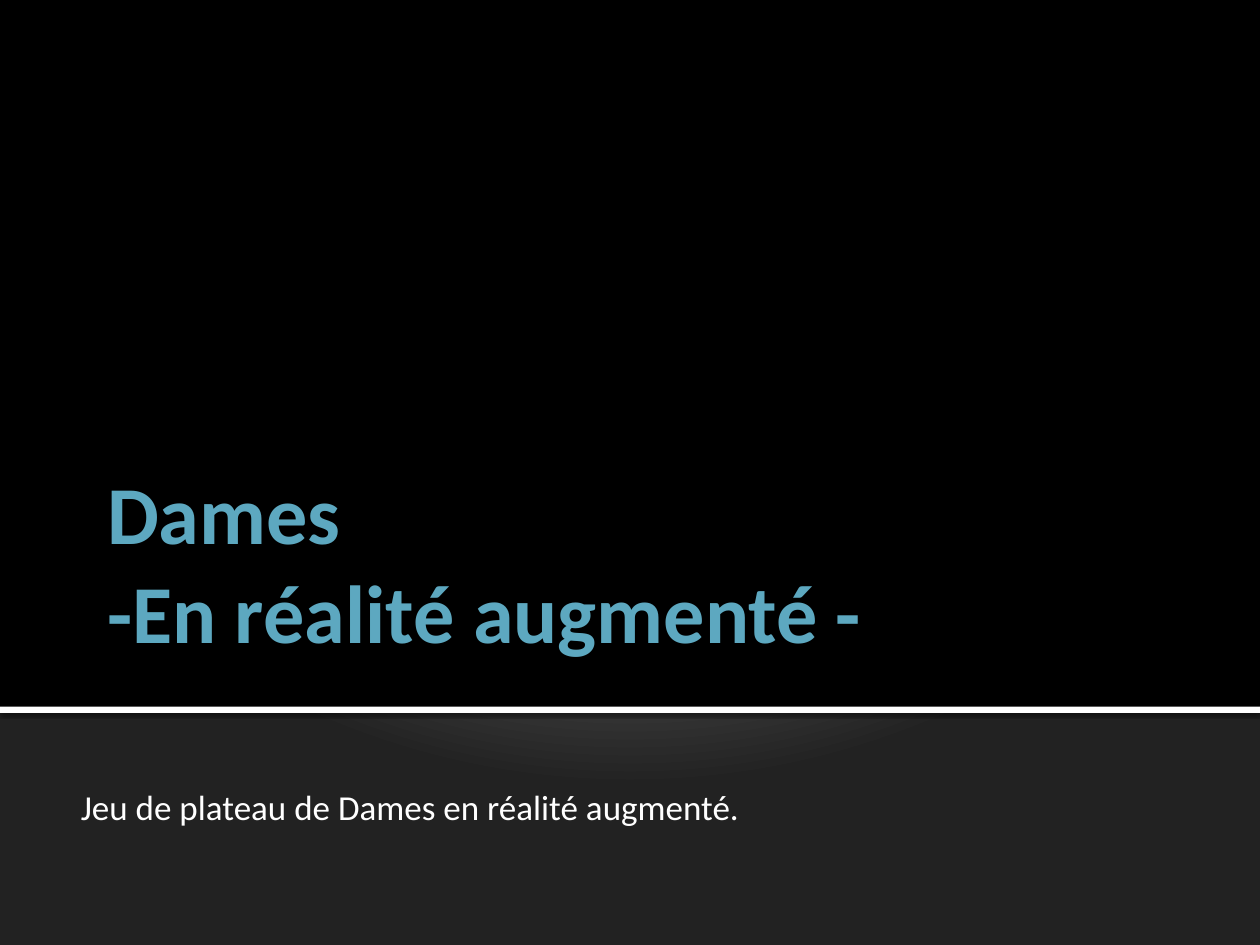
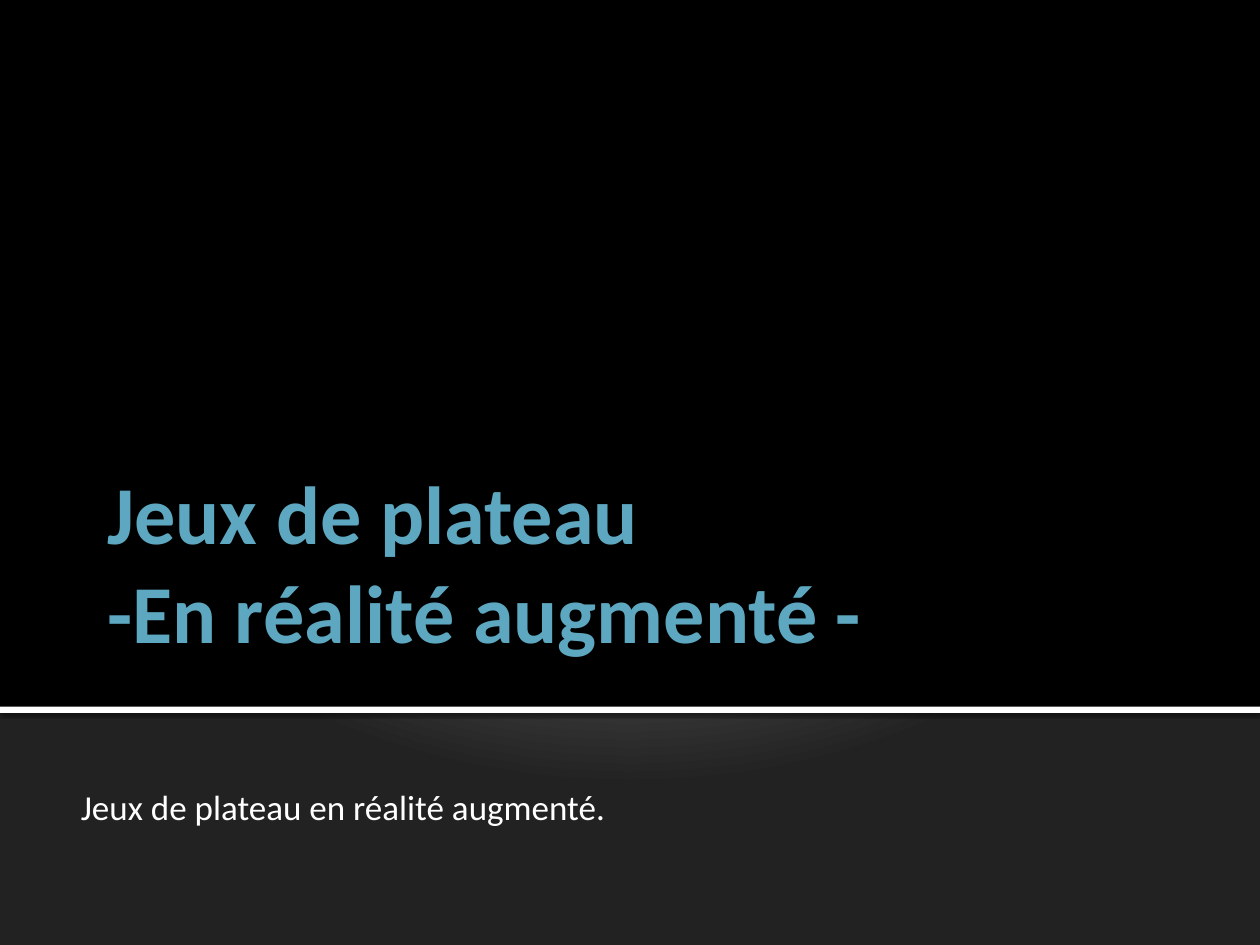
Before and after one commit to charaf7/Projet-annuel, a slide deck: slide 1 of CharteProjet.pptx. Drawn at 1260x945 pixels with LibreOffice and Linux fonts; fonts in the diff are those of the drawing. Boxes give left, top, right and bottom in pixels: in the first picture for what was removed or moved away, otherwise in the second. Text is boxed around its words. In the diff, an @@ line names an element or a change of style, - is before the commit and + after.

```diff
--- a/CharteProjet.pptx
+++ b/CharteProjet.pptx
@@ title at (107,486,817,657): text changed @@
-Dames
--En réalité augmenté -
+Jeux de plateau
+-En réalité augmenté -
@@ subtitle at (81,795,605,826): text changed @@
-Jeu de plateau de Dames en réalité augmenté.
+Jeux de plateau en réalité augmenté.
```
Also in this commit, not shown: 4 other slides changed, 1 other file.
